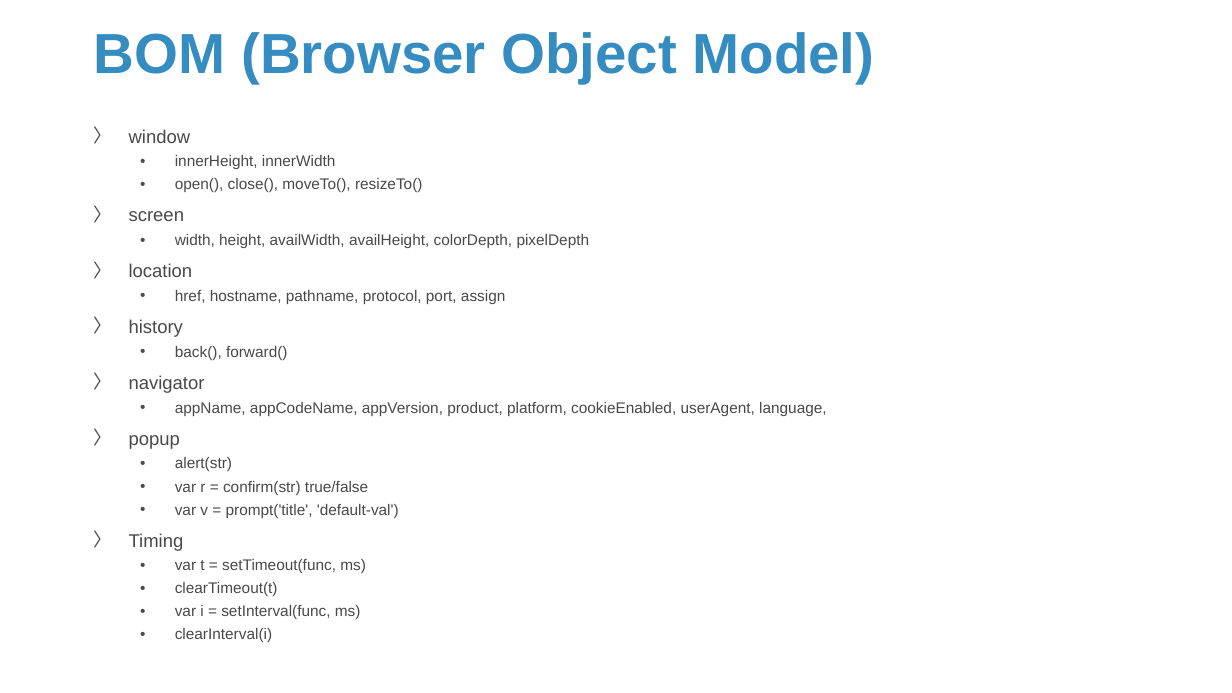
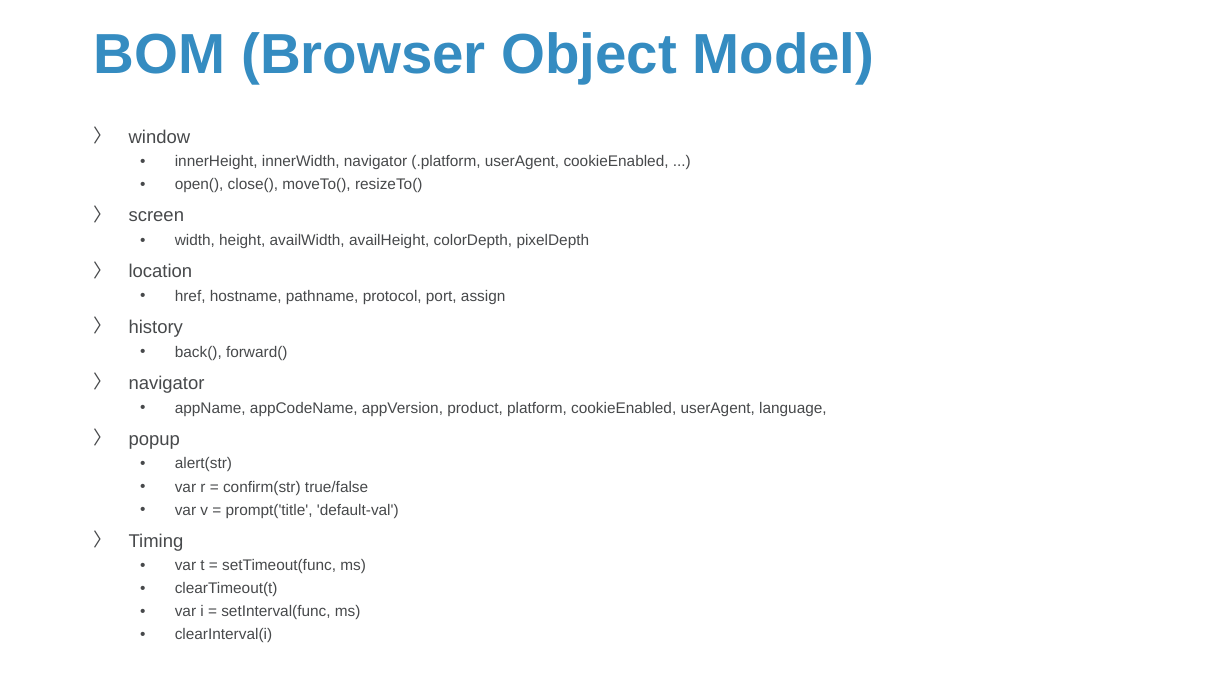
Before and after one commit to Sparks-Lu/TechNotes, a slide deck: slide 8 of Web/JavaScript-Notes.pptx (slide 7 before the commit). Drawn at 1232x693 pixels with LibreOffice and Linux fonts; fonts in the diff are those of the drawing; background and template pictures are left out. Boxes give left, top, right and bottom in pixels: in the first picture for what was removed or moved away, otherwise in the second. Text is boxed around its words. In the diff, an @@ line names an element or a change of style, - is before the commit and + after.

```diff
--- a/Web/JavaScript-Notes.pptx
+++ b/Web/JavaScript-Notes.pptx
@@ text at (175, 155, 669, 169): text changed @@
-  • innerHeight, innerWidth
+  • innerHeight, innerWidth, navigator (.platform, userAgent, cookieEnabled, ...)
```
Also in this commit, not shown: 1 other slide changed, 3 slides added, 12 other files.
